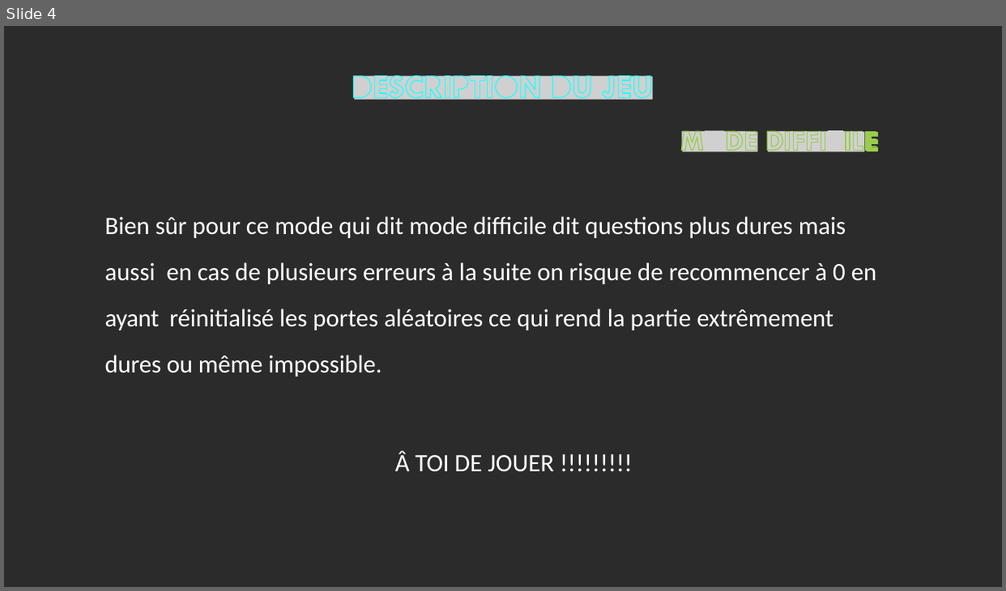
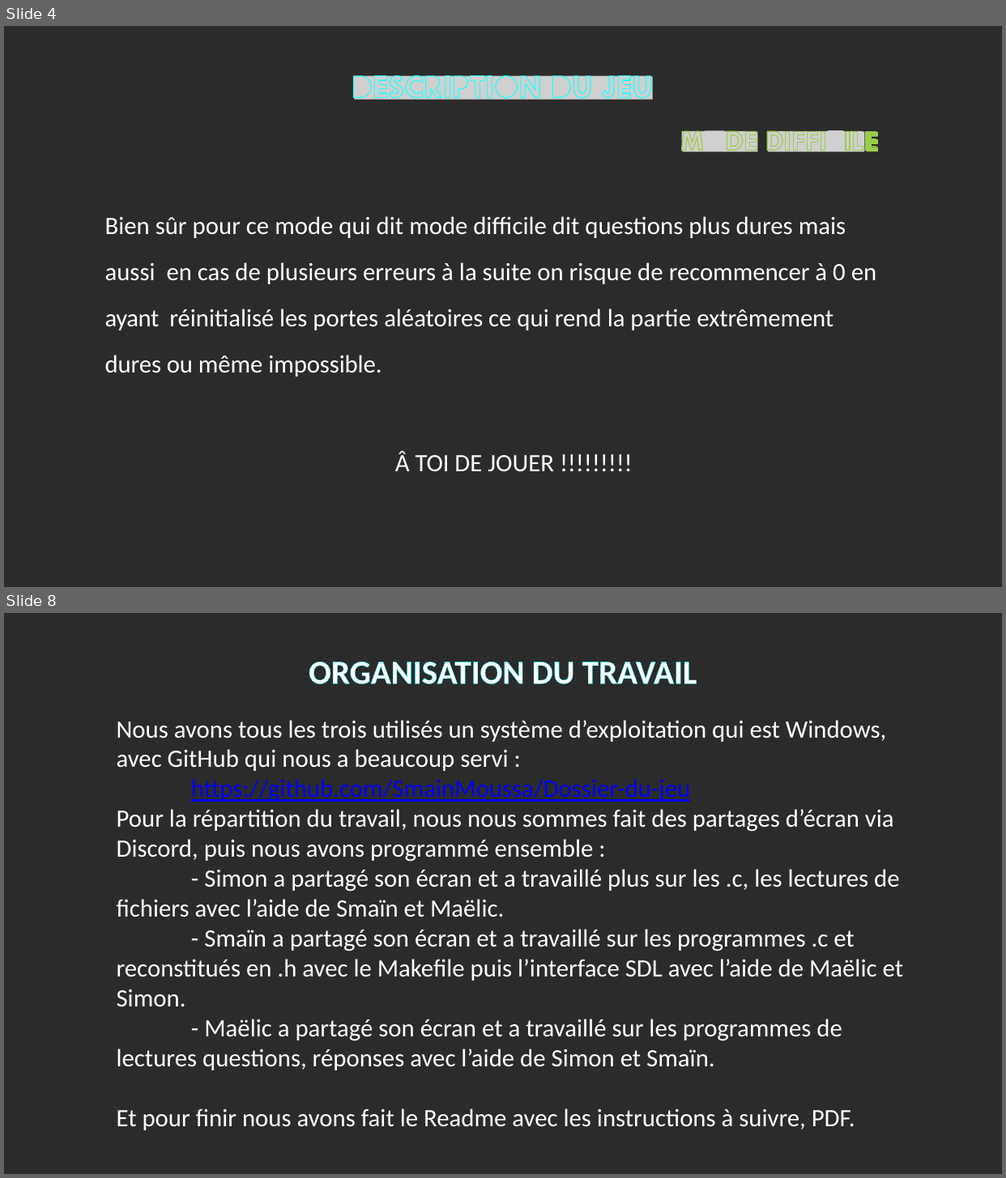
Before and after one commit to SmainMoussa/Dossier-du-jeu, a slide deck: JEU-DE-PORTES.pptx. Shown one above the other, each under a label of ours: slide 4 before the commit, slides 4 and 8 after it; the slides between them are not shown. The pictures are 1006x591 and 1006x1178 pixels, drawn with LibreOffice and Linux fonts; fonts in the diff are those of the drawing; grey boxes stand for pictures; background and template pictures are left out; a plain dark background stands for a picture behind light text. Boxes give left, top, right and bottom in pixels: in the first picture for what was removed or moved away, otherwise in the second. Text is boxed around its words. In the diff, an @@ line names an element or a change of style, - is before the commit and + after.

```diff
--- a/JEU-DE-PORTES.pptx
+++ b/JEU-DE-PORTES.pptx
@@ slide 8 added at [4,613,1002,1174], background picture (left out) @@
@@ title added at [309,662,697,684], 32 pt, text pattern #93CDDD on #FFFFFF, bold @@
+ORGANISATION DU TRAVAIL
@@ text added at [117,720,903,1131], 24 pt, text #FFFFFF @@
+Nous avons tous les trois utilisés un système d’exploitation qui est Windows, avec GitHub qui nous a beaucoup servi :
+https://github.com/SmainMoussa/Dossier-du-jeu
+Pour la répartition du travail, nous nous sommes fait des partages d’écran via Discord, puis nous avons programmé ensemble :
+- Simon a partagé son écran et a travaillé plus sur les .c, les lectures de fichiers avec l’aide de Smaïn et Maëlic.
+- Smaïn a partagé son écran et a travaillé sur les programmes .c et reconstitués en .h avec le Makefile puis l’interface SDL avec l’aide de Maëlic et Simon.
+- Maëlic a partagé son écran et a travaillé sur les programmes de lectures questions, réponses avec l’aide de Simon et Smaïn.
+Et pour finir nous avons fait le Readme avec les instructions à suivre, PDF.
```
Also in this commit, not shown: 2 slides changed, 1 other slide added, 2 slides removed.
